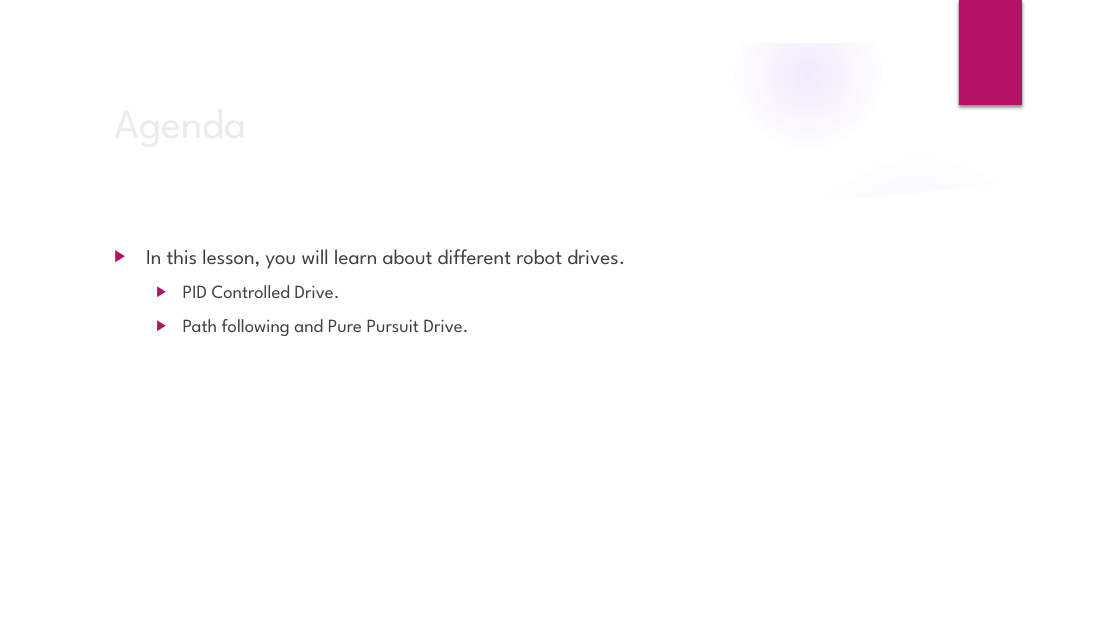
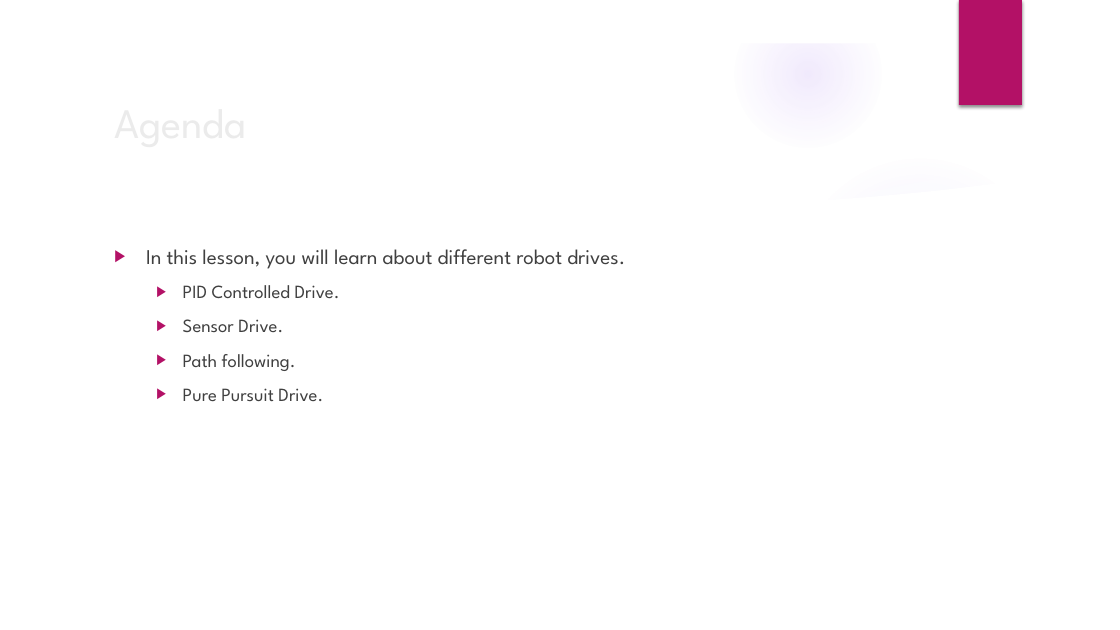
Before and after one commit to trc492/FrcProgrammingClass, a slide deck: slide 2 of Lesson5/RobotDrive.pptx. Drawn at 1120x630 pixels with LibreOffice and Linux fonts; fonts in the diff are those of the drawing; background and template pictures are left out. Boxes give left, top, right and bottom in pixels: in the first picture for what was removed or moved away, otherwise in the second. Text is boxed around its words. In the diff, an @@ line names an element or a change of style, - is before the commit and + after.

```diff
--- a/Lesson5/RobotDrive.pptx
+++ b/Lesson5/RobotDrive.pptx
@@ text at [183, 319, 323, 401]: text changed @@
-  ▶ Path following and Pure Pursuit Drive.
+  ▶ Sensor Drive.
+  ▶ Path following.
+  ▶ Pure Pursuit Drive.
```
Also in this commit, not shown: 8 other files.
